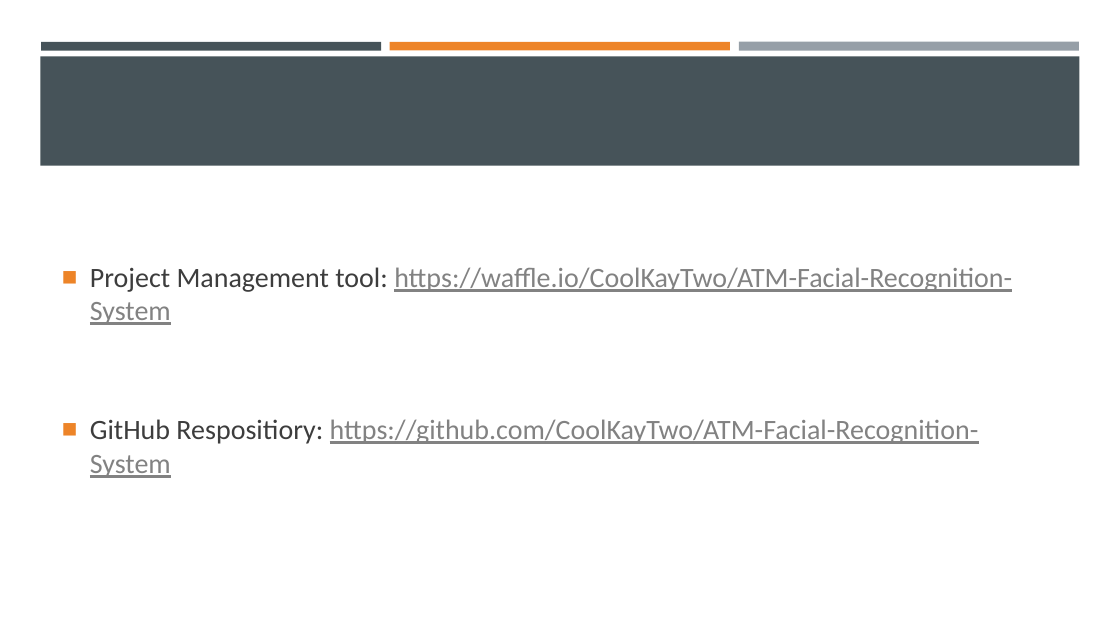
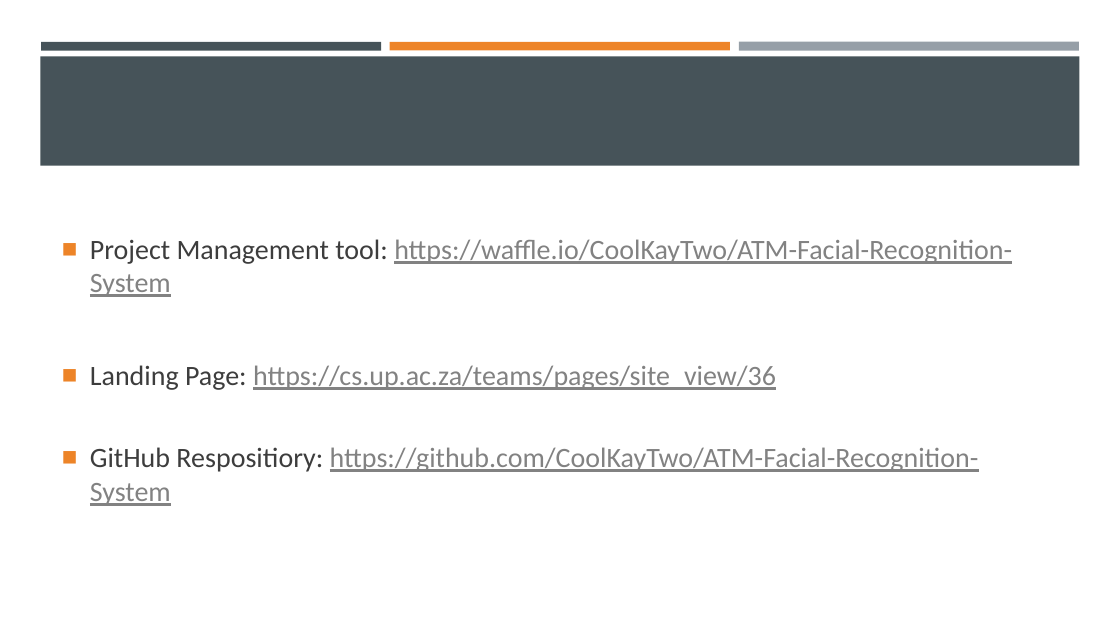
Before and after one commit to u17079544/Merlot-Facial-Recognition, a slide deck: slide 13 of Demo Presentation.pptx (slide 11 before the commit). Drawn at 1120x630 pixels with LibreOffice and Linux fonts; fonts in the diff are those of the drawing. Boxes give left, top, right and bottom in pixels: in the first picture for what was removed or moved away, otherwise in the second. Text is boxed around its words. In the diff, an @@ line names an element or a change of style, - is before the commit and + after.

```diff
--- a/Demo Presentation.pptx
+++ b/Demo Presentation.pptx
@@ text at (90, 365, 776, 390): paragraph added @@
+■ Landing Page: https://cs.up.ac.za/teams/pages/site_view/36
```
Also in this commit, not shown: 2 other slides changed, 2 slides added.
